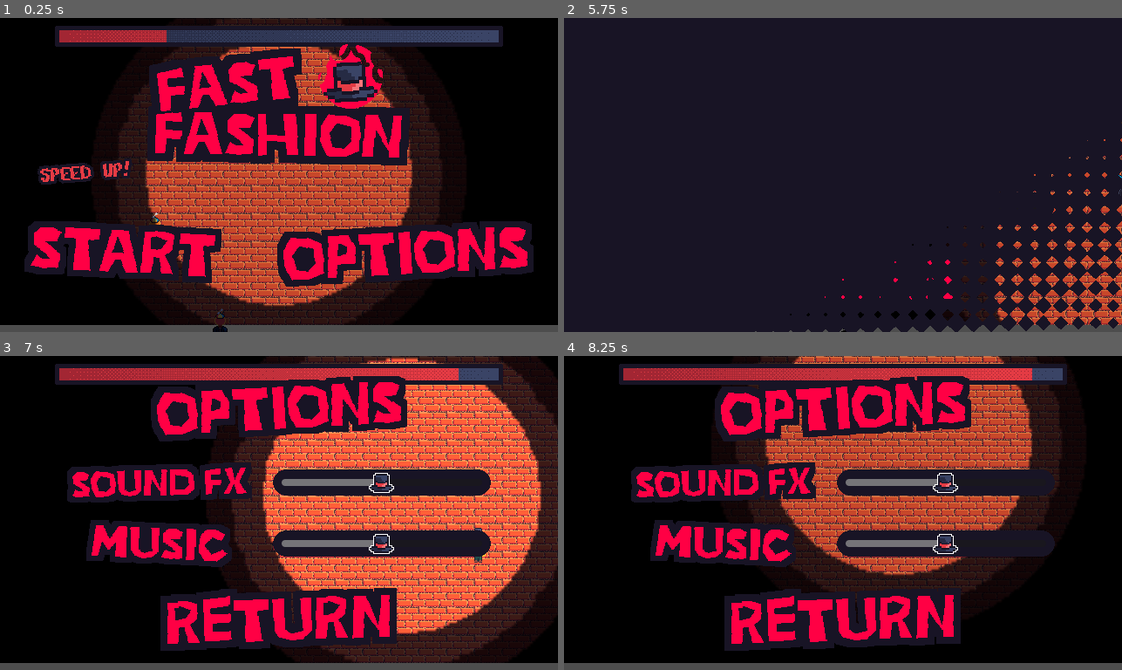
Above: before the commit, frames 1-4 (two rows, left to right).
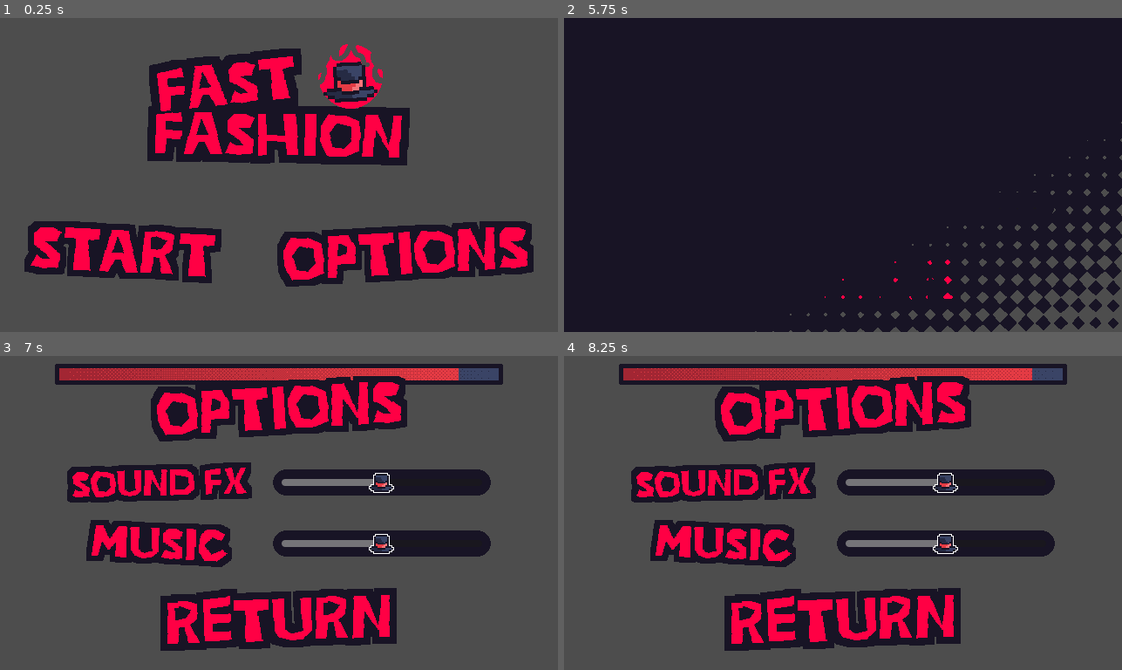
Above: after the commit, the same moments.

Repository: LaneMcMartin/FastFashion
Game: Godot game, scene res://main/main.tscn
Same seed, same stepped clock (60 frames per second), same inputs: the game is played once before the commit and once after it.
Inputs (mouse positions are in pixels of both pictures, inside the frame that each line leads up to):
- Up to frame 1 (0.25 s): no input
- Up to frame 2 (5.75 s): move the mouse to (664, 190) at 0.52 s; press the mouse at (664, 190) at 0.53 s; hold D (RIGHT) 0.53-1.28 s; move the mouse to (658, 209) at 1.27 s; release the mouse at (658, 209) at 1.28 s; hold A (LEFT) 1.28-2.03 s; tap Space (SELECT) at 1.35, 2.85, 4.35 s; click (658, 209) at 1.42 s; move the mouse to (898, 105) at 2.02 s; press the mouse at (898, 105) at 2.03 s; hold D (RIGHT) 2.03-3.53 s; move the mouse to (681, 43) at 2.77 s; release the mouse at (681, 43) at 2.78 s; click (681, 43) at 2.92 s; move the mouse to (1010, 222) at 3.52 s; press the mouse at (1010, 222) at 3.53 s; hold A (LEFT) from 3.53 s (still down); move the mouse to (586, 121) at 4.27 s; release the mouse at (586, 121) at 4.28 s; click (586, 121) at 4.42 s; tap Enter at 5 s; move the mouse to (1121, 266) at 5.02 s; press the mouse at (1121, 266) at 5.03 s
- Up to frame 3 (7 s): move the mouse to (552, 525) at 5.77 s; release A (LEFT) at 5.78 s; release the mouse at (552, 525) at 5.78 s; hold D (RIGHT) from 5.78 s (still down); tap Space (SELECT) at 5.85 s; click (552, 525) at 5.92 s; move the mouse to (401, 497) at 6.52 s; press the mouse at (401, 497) at 6.53 s
- Up to frame 4 (8.25 s): move the mouse to (809, 553) at 7.27 s; release the mouse at (809, 553) at 7.28 s; tap Space (SELECT) at 7.35 s; click (809, 553) at 7.42 s; move the mouse to (898, 443) at 8.02 s; release D (RIGHT) at 8.03 s; press the mouse at (898, 443) at 8.03 s; hold A (LEFT) from 8.03 s (still down)

The runs differ from the first frame. In frame 1, 70% of the frame differs, in the area x 0-100%, y 0-100%; in frame 2, 3.6%; in frame 3, 64%; in frame 4, 64%.

Commit message:
Game is now playable from titlescreen without a gameover state

Diff:
--- a/level_manager/level_manager.gd
+++ b/level_manager/level_manager.gd
@@ -1,5 +1,7 @@
 extends Node2D
 class_name LevelManager
+
+@export var transition : Transition
 
 @onready var selector: Selector = $CanvasLayer/Selector
 @onready var npc_handler: NPCHandler = $NPCHandler
@@ -14,17 +16,31 @@
 var target_clothing_type: CompositeSprite.TYPE = CompositeSprite.TYPE.HAT
 var target_index: int = 0
 
+
 # Called when the node enters the scene tree for the first time.
 func _ready() -> void:
 	# Connect signals
 	selector.connect("item_selected", _item_selected)
 
+	# Make invisible
+	visible = false
+	selector.visible = false
+	ui_notifications = false
+
+
+func game_start() -> void:
 	# Reset parameters
 	level_difficulty = 1
 	level_quantity = 10
 
+	# Make visible
+	visible = true
+	selector.visible = true
+	ui_notifications = true
+
 	# Start the level
 	level_start()
+
 
 func level_start() -> void:
 	# TODO: Set the level difficulty
@@ -91,3 +107,8 @@
 
 func _on_time_handler_timer_expired() -> void:
 	game_end()
+
+
+func _on_title_screen_start_pressed():
+	transition.open()
+	game_start()
--- a/level_manager/level_manager.tscn
+++ b/level_manager/level_manager.tscn
@@ -77,9 +77,9 @@
 step = 0.1
 
 [node name="Flashlight" type="PointLight2D" parent="."]
-scale = Vector2(2.5, 2.5)
+scale = Vector2(3, 3)
 color = Color(0.929412, 0.866667, 0.8, 1)
-energy = 0.75
+energy = 1.5
 texture = ExtResource("7_a4w6l")
 script = ExtResource("6_c55d4")
 
--- a/level_manager/time_handler.gd
+++ b/level_manager/time_handler.gd
@@ -7,13 +7,15 @@
 
 # Called when the node enters the scene tree for the first time.
 func _ready() -> void:
-	timer.start()
+	timer.stop()
+	time_bar.visible = false
 
 # Called every frame. 'delta' is the elapsed time since the previous frame.
 func _process(delta: float) -> void:
 	time_bar.value = ((timer.time_left / timer.wait_time) * 100)
 
 func start_timer(limit: int) -> void:
+	time_bar.visible = true
 	timer.wait_time = limit
 	var tween = get_tree().create_tween()
 	tween.tween_property(time_bar, "value", 100, 1).set_trans(Tween.TRANS_CUBIC)
--- a/main/main.tscn
+++ b/main/main.tscn
@@ -43,7 +43,8 @@
 
 [node name="Main" type="Node2D"]
 
-[node name="LevelManager" parent="." instance=ExtResource("3_fjitl")]
+[node name="LevelManager" parent="." node_paths=PackedStringArray("transition") instance=ExtResource("3_fjitl")]
+transition = NodePath("../CanvasLayer/Transition")
 
 [node name="CanvasLayer" type="CanvasLayer" parent="."]
 
@@ -261,6 +262,7 @@
 color = Color(0.0941176, 0.0784314, 0.145098, 1)
 
 [connection signal="options_pressed" from="CanvasLayer/TitleScreen" to="CanvasLayer/Options" method="_on_title_screen_options_pressed"]
+[connection signal="start_pressed" from="CanvasLayer/TitleScreen" to="LevelManager" method="_on_title_screen_start_pressed"]
 [connection signal="gui_input" from="CanvasLayer/TitleScreen/VBoxContainer/HBoxContainer/MarginContainerStart/Start" to="CanvasLayer/TitleScreen" method="_on_start_gui_input"]
 [connection signal="gui_input" from="CanvasLayer/TitleScreen/VBoxContainer/HBoxContainer/MarginContainerStart2/Options" to="CanvasLayer/TitleScreen" method="_on_options_gui_input"]
 [connection signal="return_pressed" from="CanvasLayer/Options" to="CanvasLayer/TitleScreen" method="_on_options_return_pressed"]
--- a/notifications/ui_notifications.gd
+++ b/notifications/ui_notifications.gd
@@ -3,7 +3,11 @@
 @onready var label = $Text
 @onready var animation_player = $AnimationPlayer
 
+func _ready() -> void:
+	visible = false
+
 # This node can be used to display text that slides across the screen
 func print_text(input_string: String) -> void:
 	label.text = input_string
+	visible = true
 	animation_player.play("slide")
--- a/notifications/ui_notifications.tscn
+++ b/notifications/ui_notifications.tscn
@@ -64,13 +64,13 @@
 anchor_top = 0.498
 anchor_right = -0.189
 anchor_bottom = 0.498
-offset_left = -79.04
+offset_left = 361.064
 offset_top = -16.78
-offset_right = 81.961
+offset_right = 522.065
 offset_bottom = 18.22
 grow_horizontal = 2
 grow_vertical = 2
-scale = Vector2(0.5, 0.5)
+scale = Vector2(1.5, 1.5)
 pivot_offset = Vector2(78, 16)
 theme = ExtResource("1_3fcer")
 text = "SPEED UP!"
@@ -80,4 +80,3 @@
 libraries = {
 "": SubResource("AnimationLibrary_73ong")
 }
-autoplay = "slide"
